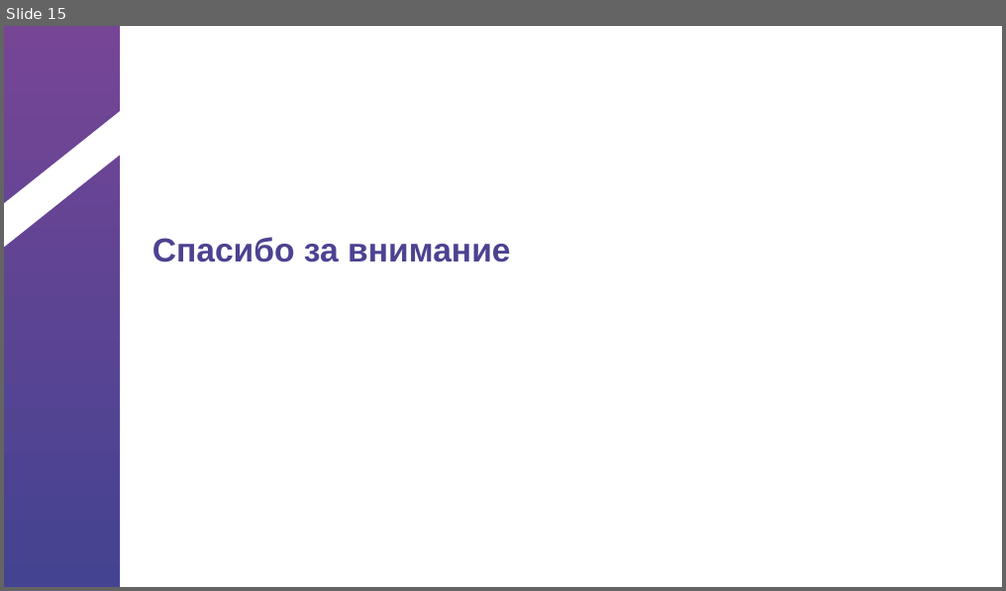
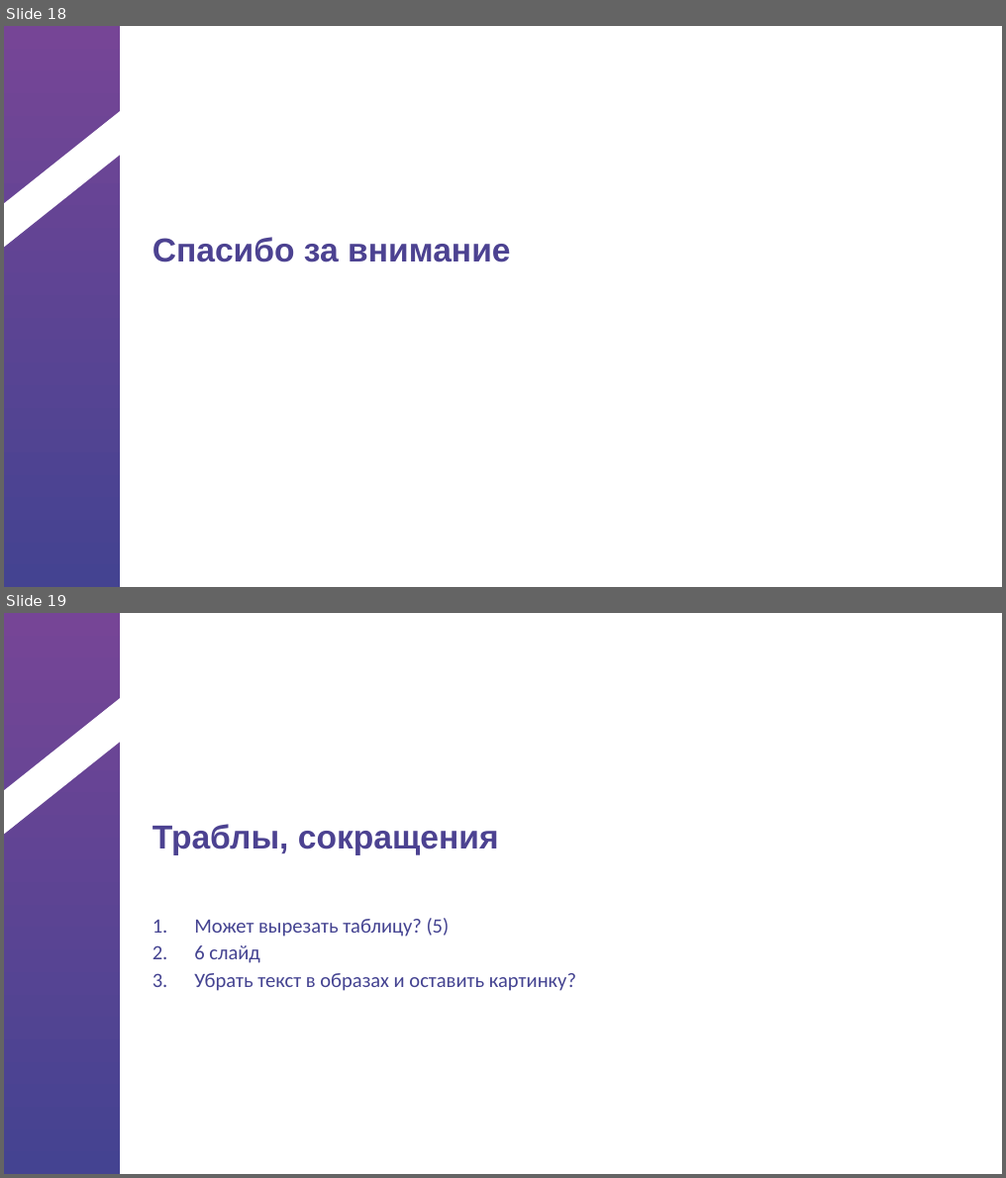
Before and after one commit to gepasgoy/IndividualProject, a slide deck: Шаблон презентации для защиты.pptx. Shown one above the other, each under a label of ours: slide 15 before the commit, slides 18 and 19 after it. The pictures are 1006x591 and 1006x1178 pixels, drawn with LibreOffice and Linux fonts; fonts in the diff are those of the drawing; background and template pictures are left out. Boxes give left, top, right and bottom in pixels: in the first picture for what was removed or moved away, otherwise in the second. Text is boxed around its words. In the diff, an @@ line names an element or a change of style, - is before the commit and + after.

```diff
--- a/Шаблон презентации для защиты.pptx
+++ b/Шаблон презентации для защиты.pptx
@@ slide 19 added at box(4, 613, 1002, 1174), background picture (left out); not listed: 2 template elements that a slide beside it also shows @@
@@ title added at box(152, 824, 499, 856), 32 pt, text #4C4291, bold @@
+Траблы, сокращения
@@ text added at box(194, 918, 576, 991), 19.6 pt, text #444391 @@
+1. Может вырезать таблицу? (5)
+2. 6 слайд
+3. Убрать текст в образах и оставить картинку?
@@ what was slide 15 is now slide 18 @@
```
Also in this commit, not shown: 1 slide changed, 4 other slides added, 1 slide removed, 2 other files.
